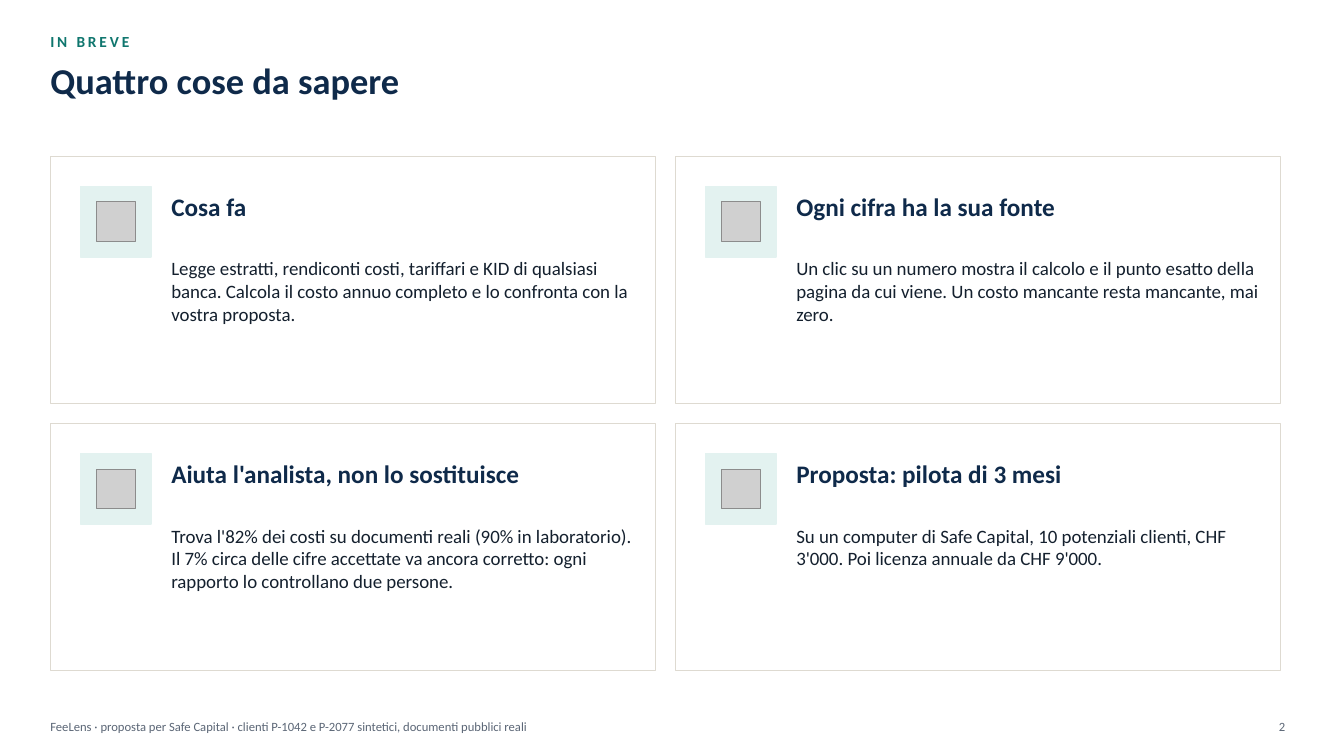
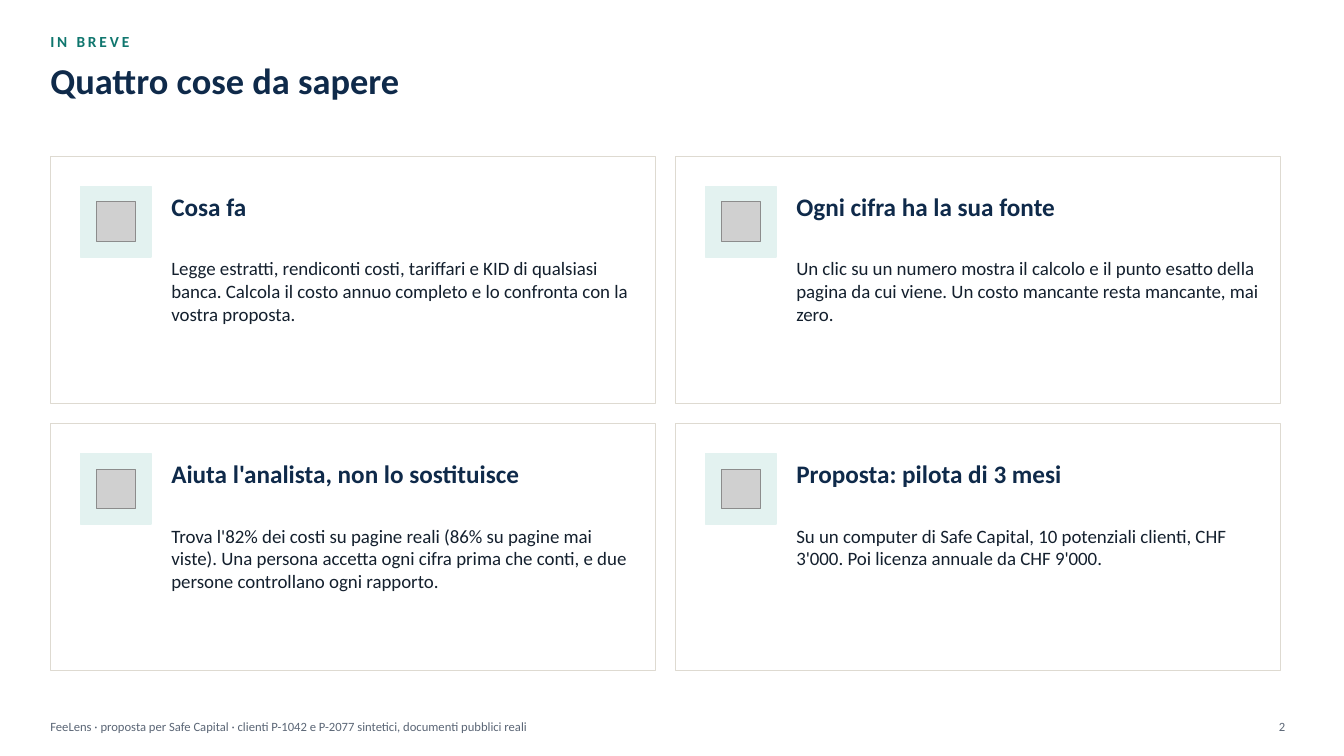
Before and after one commit to rossotti-alessandro/PortfolioCostEngine, a slide deck: slide 2 of slides/FeeLens_Proposta_IT.pptx. Drawn at 1344x756 pixels with LibreOffice and Linux fonts; fonts in the diff are those of the drawing; grey boxes stand for pictures. Boxes give left, top, right and bottom in pixels: in the first picture for what was removed or moved away, otherwise in the second. Text is boxed around its words. In the diff, an @@ line names an element or a change of style, - is before the commit and + after.

```diff
--- a/slides/FeeLens_Proposta_IT.pptx
+++ b/slides/FeeLens_Proposta_IT.pptx
@@ text at (171, 529, 626, 592): text changed @@
-Trova l'82% dei costi su documenti reali (90% in laboratorio). Il 7% circa delle cifre accettate va ancora corretto: ogni rapporto lo controllano due persone.
+Trova l'82% dei costi su pagine reali (86% su pagine mai viste). Una persona accetta ogni cifra prima che conti, e due persone controllano ogni rapporto.
```
Also in this commit, not shown: 16 other slides changed, 2 slides added, 36 other files.
